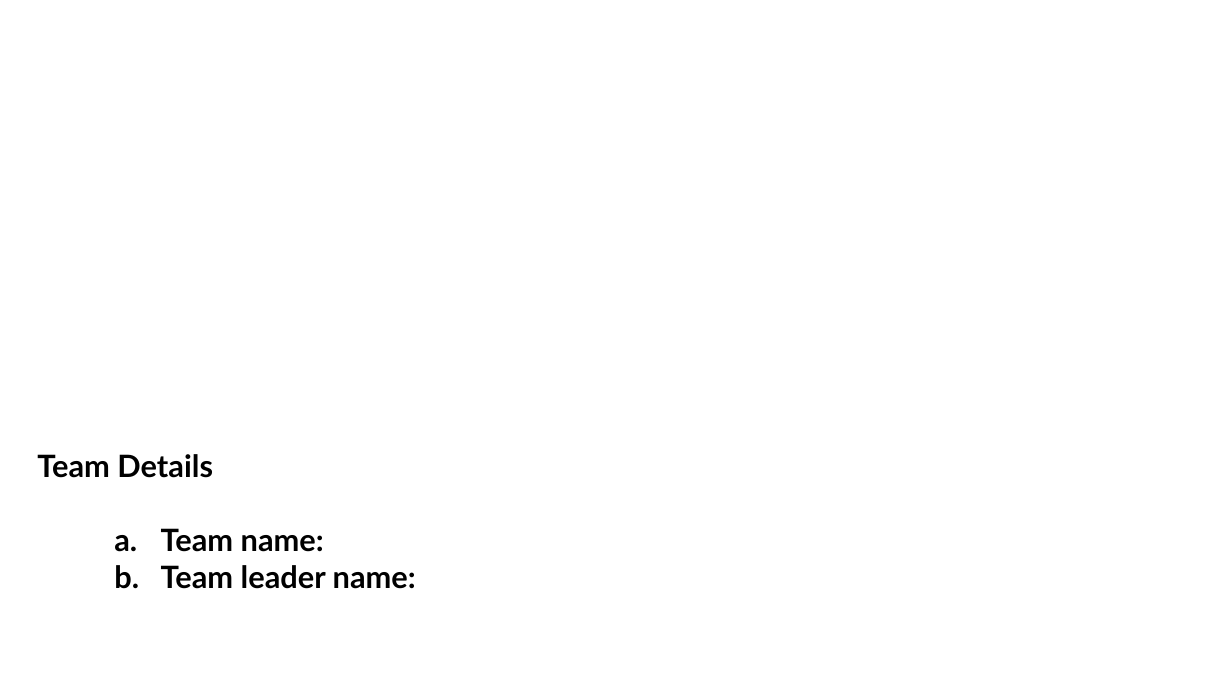
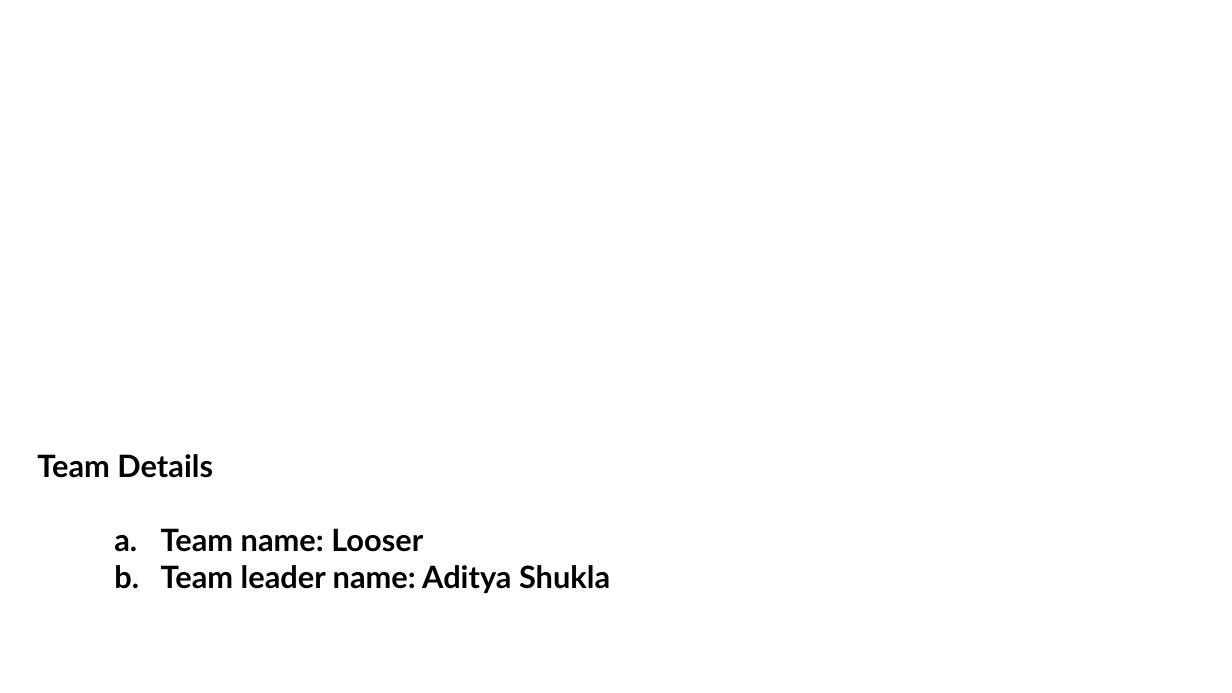
Before and after one commit to ishaan-sandhwar/product-intelligence-engine, a slide deck: slide 1 of UniHack_Prototype_Deck.pptx (slide 2 before the commit). Drawn at 1232x693 pixels with LibreOffice and Linux fonts; fonts in the diff are those of the drawing; background and template pictures are left out. Boxes give left, top, right and bottom in pixels: in the first picture for what was removed or moved away, otherwise in the second. Text is boxed around its words. In the diff, an @@ line names an element or a change of style, - is before the commit and + after.

```diff
--- a/UniHack_Prototype_Deck.pptx
+++ b/UniHack_Prototype_Deck.pptx
@@ text at (161,528,610,593): text changed @@
-  a. Team name:
-  b. Team leader name:
+  a. Team name: Looser
+  b. Team leader name: Aditya Shukla
```
Also in this commit, not shown: 4 other slides changed, 2 slides removed, 13 other files.
